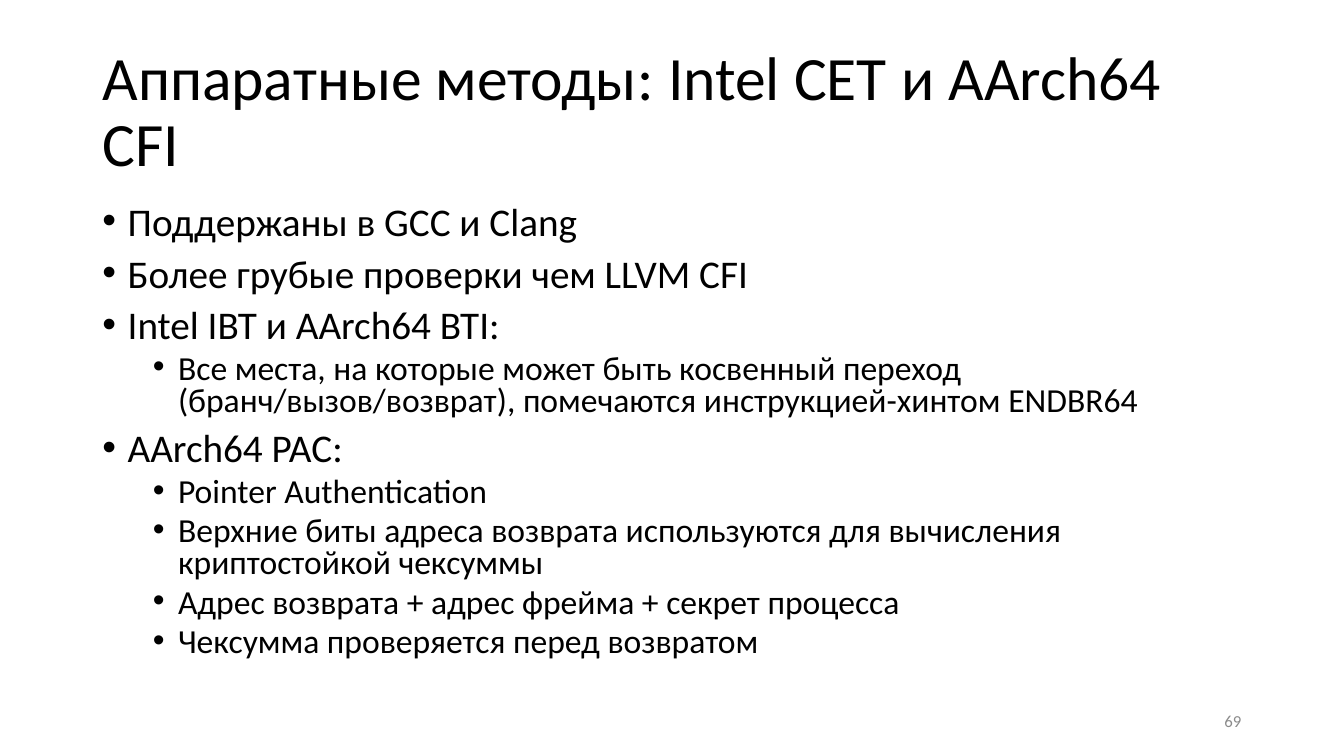
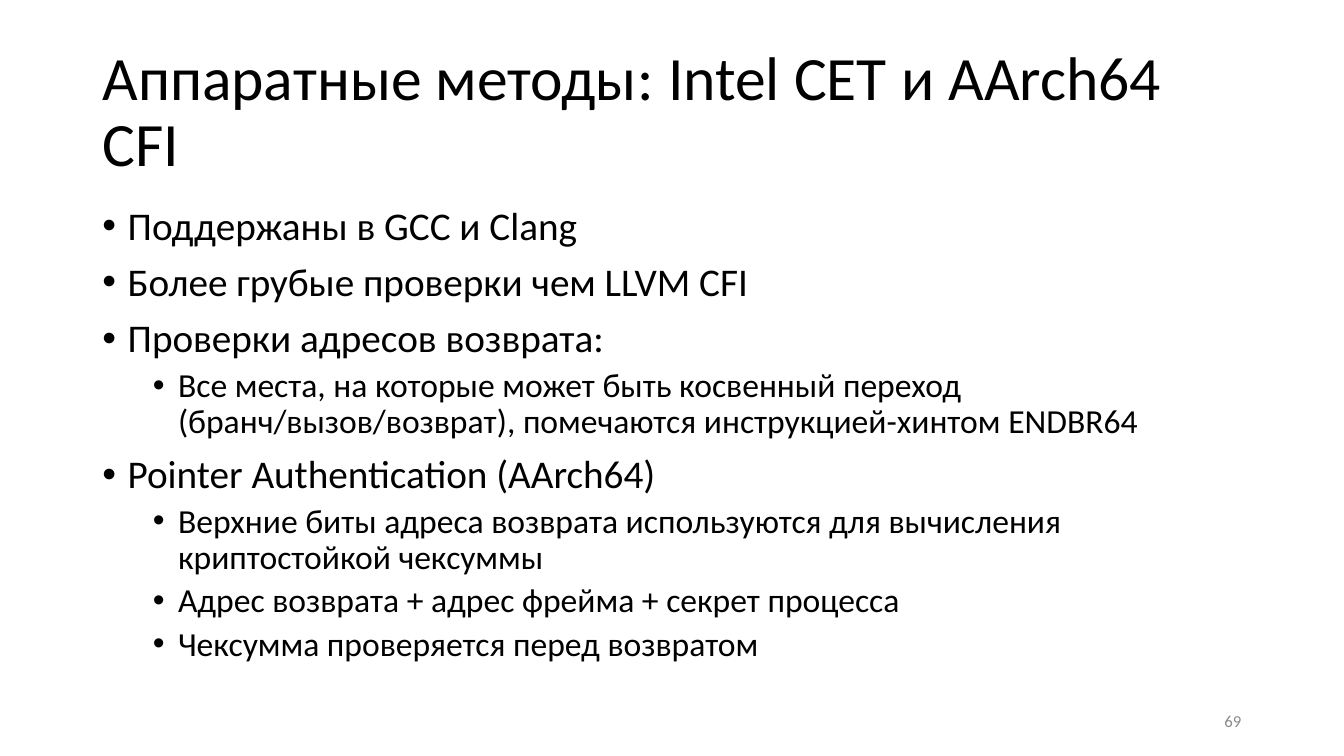
Before and after one commit to yugr/slides, a slide deck: slide 69 of CppZeroCost/2025/RU.pptx. Drawn at 1344x756 pixels with LibreOffice and Linux fonts; fonts in the diff are those of the drawing. Boxes give left, top, right and bottom in pixels: in the first picture for what was removed or moved away, otherwise in the second. Text is boxed around its words. In the diff, an @@ line names an element or a change of style, - is before the commit and + after.

```diff
--- a/CppZeroCost/2025/RU.pptx
+++ b/CppZeroCost/2025/RU.pptx
@@ text at [128,212,1137,662]: line spacing 0.8 to 0.9 @@
@@ text at [128,327,604,359]: text changed @@
-• Intel IBT и AArch64 BTI:
+• Проверки адресов возврата:
@@ text at [128,459,655,494]: text changed; size 24 to 28 pt @@
-• AArch64 PAC:
-  • Pointer Authentication
+• Pointer Authentication (AArch64)
```
Also in this commit, not shown: 5 other slides changed, 1 slide added, 3 other files.
